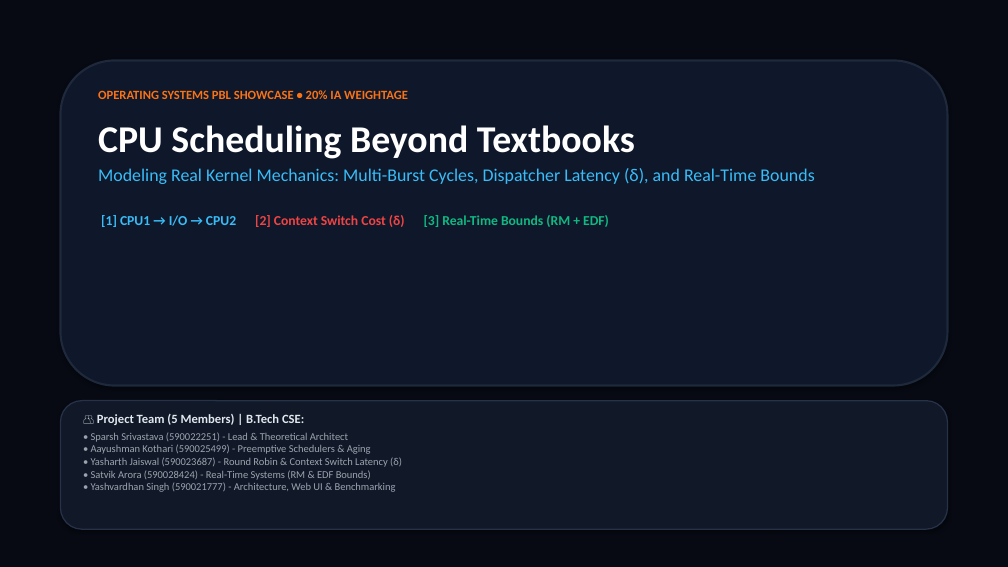
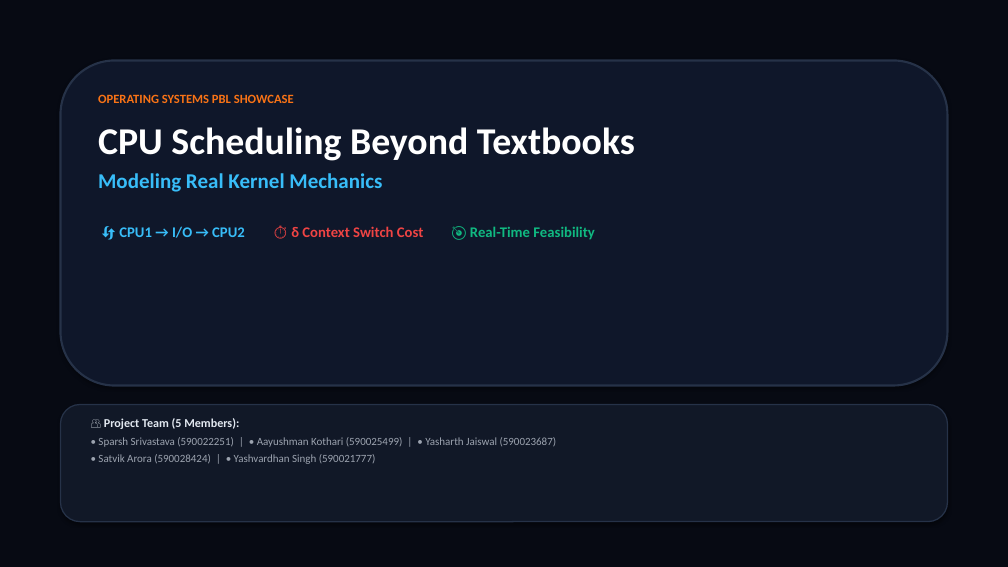
Before and after one commit to SPARSHsrihero1/OS-PBL-CPU-Scheduler, a slide deck: slide 1 of OS_PBL_Presentation_Deck.pptx. Drawn at 1008x567 pixels with LibreOffice and Linux fonts; fonts in the diff are those of the drawing. Boxes give left, top, right and bottom in pixels: in the first picture for what was removed or moved away, otherwise in the second. Text is boxed around its words. In the diff, an @@ line names an element or a change of style, - is before the commit and + after.

Commit message:
Refine presentation deck: reduce text by 70%, add large visual numbers, and clean 1-idea-per-slide flow

```diff
--- a/OS_PBL_Presentation_Deck.pptx
+++ b/OS_PBL_Presentation_Deck.pptx
@@ rounded rectangle at bbox=[60, 60, 948, 386]: outline #1E293B 2 pt to #263248 2 pt @@
@@ text at bbox=[98, 94, 294, 103]: text changed @@
-OPERATING SYSTEMS PBL SHOWCASE • 20% IA WEIGHTAGE
+OPERATING SYSTEMS PBL SHOWCASE
@@ text at bbox=[98, 127, 635, 161]: more space between paragraphs @@
@@ text at bbox=[98, 173, 595, 240]: text changed; size 17 to 14 pt; bold on @@
-Modeling Real Kernel Mechanics: Multi-Burst Cycles, Dispatcher Latency (δ), and Real-Time Bounds
-[1] CPU1 → I/O → CPU2 [2] Context Switch Cost (δ) [3] Real-Time Bounds (RM + EDF)
+Modeling Real Kernel Mechanics
+🔄 CPU1 → I/O → CPU2 ⏱️ δ Context Switch Cost 🎯 Real-Time Feasibility
@@ rounded rectangle: place and size @@
-rounded rectangle at bbox=[60, 401, 948, 529]
+rounded rectangle at bbox=[60, 405, 948, 522]
@@ text at bbox=[98, 418, 557, 464]: text changed; size 10 to 10.5 pt @@
-👥 Project Team (5 Members) | B.Tech CSE:
-• Sparsh Srivastava (590022251) - Lead & Theoretical Architect
-• Aayushman Kothari (590025499) - Preemptive Schedulers & Aging
-• Yasharth Jaiswal (590023687) - Round Robin & Context Switch Latency (δ)
-• Satvik Arora (590028424) - Real-Time Systems (RM & EDF Bounds)
-• Yashvardhan Singh (590021777) - Architecture, Web UI & Benchmarking
+👥 Project Team (5 Members):
+• Sparsh Srivastava (590022251) | • Aayushman Kothari (590025499) | • Yasharth Jaiswal (590023687)
+• Satvik Arora (590028424) | • Yashvardhan Singh (590021777)
```
Also in this commit, not shown: 6 other slides changed, 3 slides added, 3 slides removed, 1 other file.
